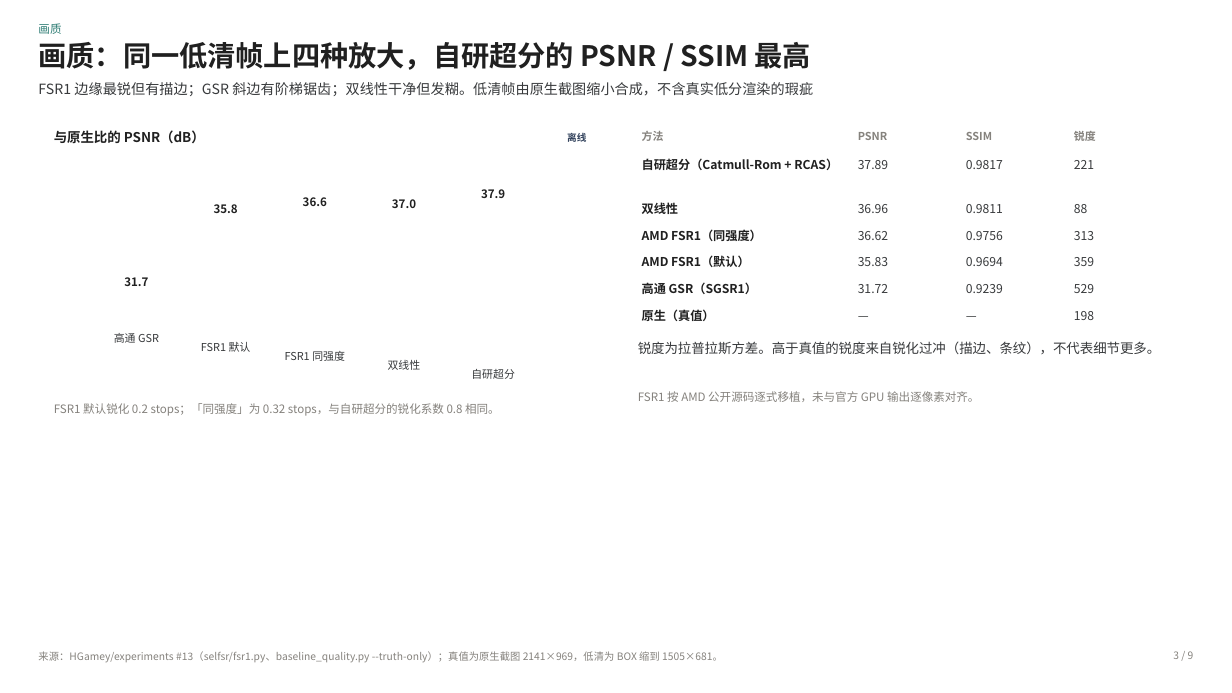
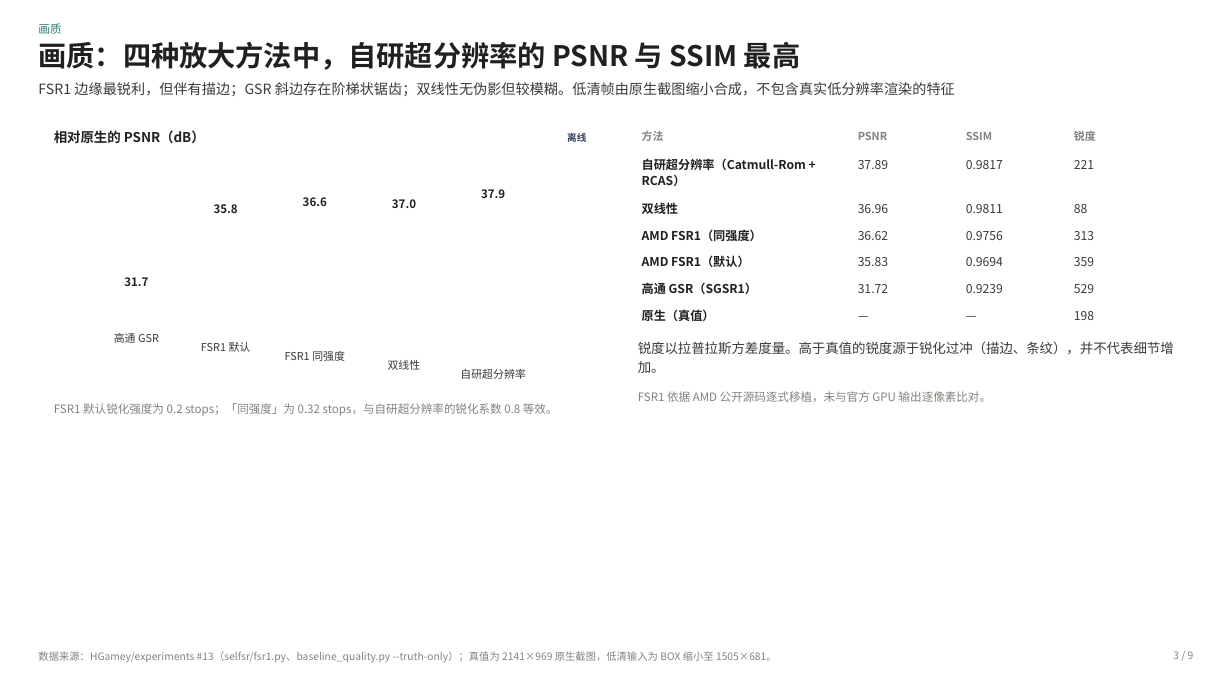
Before and after one commit to HGamey/docs, a slide deck: slide 3 of slides/2026-11-02-超分与插帧阶段结果.pptx. Drawn at 1232x693 pixels with LibreOffice and Linux fonts; fonts in the diff are those of the drawing; background and template pictures are left out. Boxes give left, top, right and bottom in pixels: in the first picture for what was removed or moved away, otherwise in the second. Text is boxed around its words. In the diff, an @@ line names an element or a change of style, - is before the commit and + after.

```diff
--- a/slides/2026-11-02-超分与插帧阶段结果.pptx
+++ b/slides/2026-11-02-超分与插帧阶段结果.pptx
@@ text at <box>38,38,800,74</box>: text changed @@
-画质：同一低清帧上四种放大，自研超分的 PSNR / SSIM 最高
+画质：四种放大方法中，自研超分辨率的 PSNR 与 SSIM 最高
@@ text at <box>38,82,955,96</box>: text changed @@
-FSR1 边缘最锐但有描边；GSR 斜边有阶梯锯齿；双线性干净但发糊。低清帧由原生截图缩小合成，不含真实低分渲染的瑕疵
+FSR1 边缘最锐利，但伴有描边；GSR 斜边存在阶梯状锯齿；双线性无伪影但较模糊。低清帧由原生截图缩小合成，不包含真实低分辨率渲染的特征
@@ text at <box>54,130,205,143</box>: text changed @@
-与原生比的 PSNR（dB）
+相对原生的 PSNR（dB）
@@ text at <box>642,158,806,186</box>: text changed @@
-自研超分（Catmull-Rom + RCAS）
+自研超分辨率（Catmull-Rom + RCAS）
@@ text at <box>638,341,1174,373</box>: text changed @@
-锐度为拉普拉斯方差。高于真值的锐度来自锐化过冲（描边、条纹），不代表细节更多。
+锐度以拉普拉斯方差度量。高于真值的锐度源于锐化过冲（描边、条纹），并不代表细节增加。
@@ text at <box>460,369,526,379</box>: text changed @@
-自研超分
+自研超分辨率
@@ text at <box>54,403,558,416</box>: text changed @@
-FSR1 默认锐化 0.2 stops；「同强度」为 0.32 stops，与自研超分的锐化系数 0.8 相同。
+FSR1 默认锐化强度为 0.2 stops；「同强度」为 0.32 stops，与自研超分辨率的锐化系数 0.8 等效。
@@ text at <box>638,391,991,402</box>: text changed @@
-FSR1 按 AMD 公开源码逐式移植，未与官方 GPU 输出逐像素对齐。
+FSR1 依据 AMD 公开源码逐式移植，未与官方 GPU 输出逐像素比对。
@@ text at <box>38,651,777,663</box>: text changed @@
-来源：HGamey/experiments #13（selfsr/fsr1.py、baseline_quality.py --truth-only）；真值为原生截图 2141×969，低清为 BOX 缩到 1505×681。
+数据来源：HGamey/experiments #13（selfsr/fsr1.py、baseline_quality.py --truth-only）；真值为 2141×969 原生截图，低清输入为 BOX 缩小至 1505×681。
```
Also in this commit, not shown: 8 other slides changed, 49 other files.
